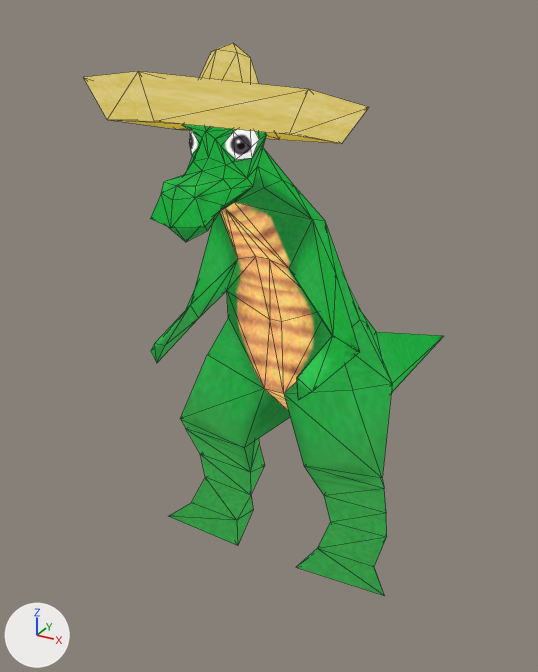
Two versions of the glTF model assets/main_page/dino.glb, one commit apart.
The view is the same before and after, from a 50 mm camera at (2.83, -5.54, 4.91) aimed at (-0.76, 0.98, 1.65). Lighting does not change. The marker at lower left points along +X, +Y and +Z. Mesh edges are drawn as thin lines. Where no turn or scale is listed for an object, it has been applied to the vertices.
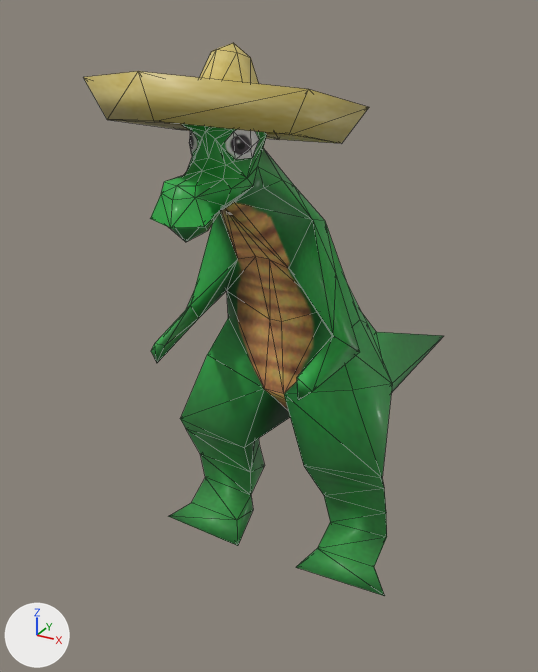
The change, as a list of edits to the scene's bpy script:
```text
Change mat_hat:
    remove # nodes: BsdfTransparent, Emission, LightPath, Mapping, MixShader, OutputMaterial, TexImage, UVMap
    nodes: BsdfPrincipled, Mapping, OutputMaterial, TexImage, UVMap
Change mat_material:
    remove # nodes: BsdfTransparent, Emission, LightPath, Mapping, MixShader, OutputMaterial, TexImage, UVMap
    nodes: BsdfPrincipled, Mapping, OutputMaterial, TexImage, UVMap
```

Where the change shows, as pixel boxes [x1, y1, x2, y2] in the pictures (538 x 672 px):
'Mesh_0', recoloured
    both: [150, 124, 443, 596]
'Mesh_1', recoloured
    both: [84, 43, 369, 143]
